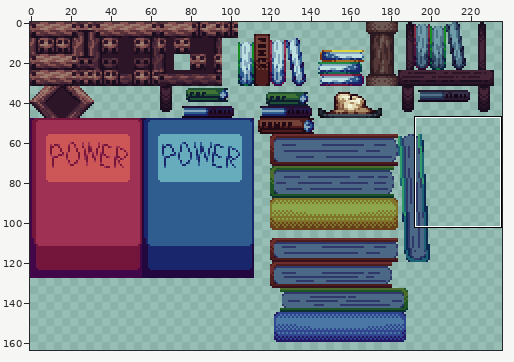
Two versions of one sprite sheet, worlds/literatureArt/tileset/literatureTiles.png. Above: a wide view before the commit, with the close-up outlined.
Close-up. Old version:
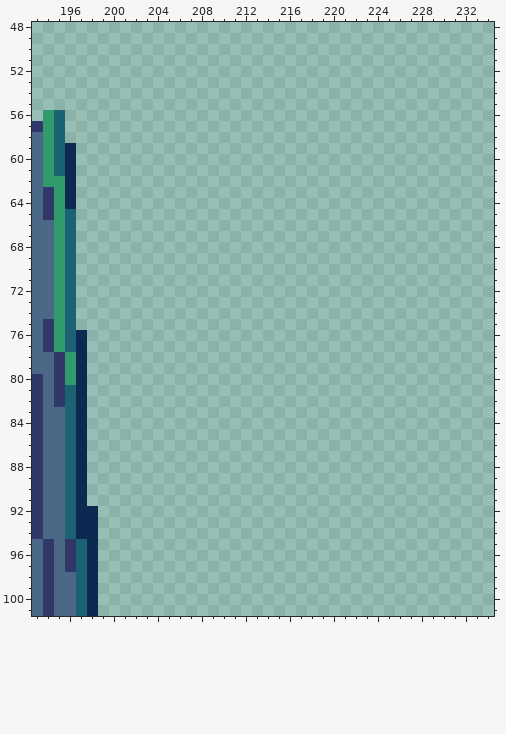
The file is 256x192 pixels. Colours within 5 levels of each other are drawn and written as one. Shown: x 193..234, y 48..101. The wide view leaves out empty margins.
New version:
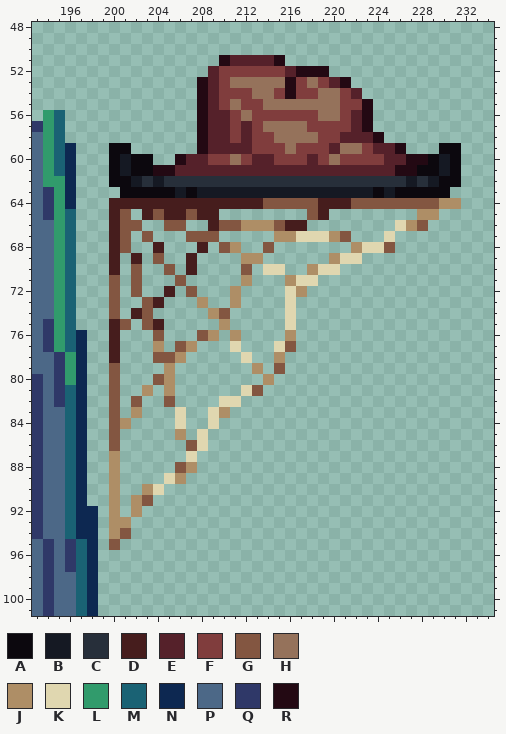
Palette (. is transparent): A #0c080e  B #151923  C #272f3a  D #461d1d  E #55212a  F #803d3d  G #835641  H #95725b  J #ae8e66  K #e0d7b0  L #319b6c  M #1a6274  N #0d2851  P #4c6887  Q #2f3868  R #230913
From old to new:
Changed rows in their new state; - is an unchanged pixel.
first column x 200:
 51 ----------REEEER----------------
 52 ---------EFFFFFFERRR------------
 53 --------REFHHHHHRFHFER----------
 54 --------REFFFHHFRFFHHFE---------
 55 --------REFHFFHHHHHHHFFR--------
 56 --------REEFHFFFFFFHHFER--------
 57 --------REEFEFHHHHFFFFER--------
 58 --------REEFEFFHHHHFFEEER-------
 59 AA------REEEEFFFHFFFEHHFEER---AA
 60 ABAA--REEFFHFEEFFFEFHFFFFEERRABA
 61 ABAARREEEEEEEEEEEEEEEEEEEERRAABA
 62 AABCBCCCCCCCCCCCCCCCCCCCCCCBCBAA
 63 -AAAAABABBBBBBBBBBBBBBBBABAAAAA-
 64 DDDDDDDDDDDDDDGGGGGDDDGGGGGGGGJJ
 65 DG-DGDDGDD--------GD--------JJ--
 66 DGG--GG--DGGJJJGDD--------KJG---
 67 DG-G---GGG-----JJKKKJG---K------
 68 DG--D---D-GJ--G-------JKKG------
 69 D-D-G--D----JJ------JKK---------
 70 D-G--G-D----G-KK--JKK-----------
 71 G-G---G-----J---JKK-------------
 72 G-G--D-G---J----KJ--------------
 73 G--GD---J--J----K---------------
 74 G-DG-----JG-----K---------------
 75 DG-GD-----J-----K---------------
 76 D---G---GJ-J----J---------------
 77 D---J-GJ---K---KG---------------
 78 D---GGJ-----K--J----------------
 79 G----J-------J-G----------------
 80 G---GJ--------J-----------------
 81 G--J-J------KG------------------
 82 G-G--G----KK--------------------
 83 G-J---K--KJ---------------------
 84 GJ----K--K----------------------
 85 G-----J-K-----------------------
 86 G------GK-----------------------
 87 J------K------------------------
 88 J-----GJ------------------------
 89 J----KJ-------------------------
 90 J--JK---------------------------
 91 J-JG----------------------------
 92 J-J-----------------------------
 93 JJ------------------------------
 94 JG------------------------------
 95 G-------------------------------
